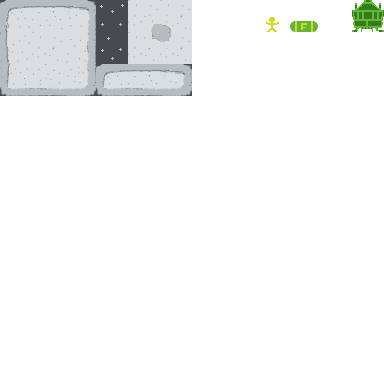
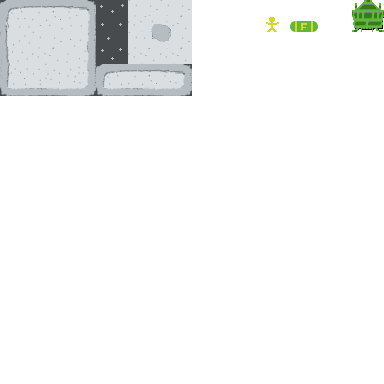
Comparing the layer stacks of the two (384, 384) images. Changes:
painted on "Background" over (352, 0, 384, 31)
